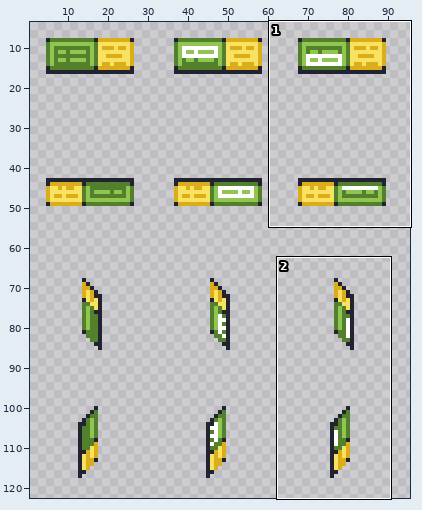
File history of a sprite sheet, Resources/Textures/_Impstation/Structures/Machines/computers.rsi/servicejob.png. The picture above shows the old version from afar; the outline marks the close-up.
Close-up. Old version:
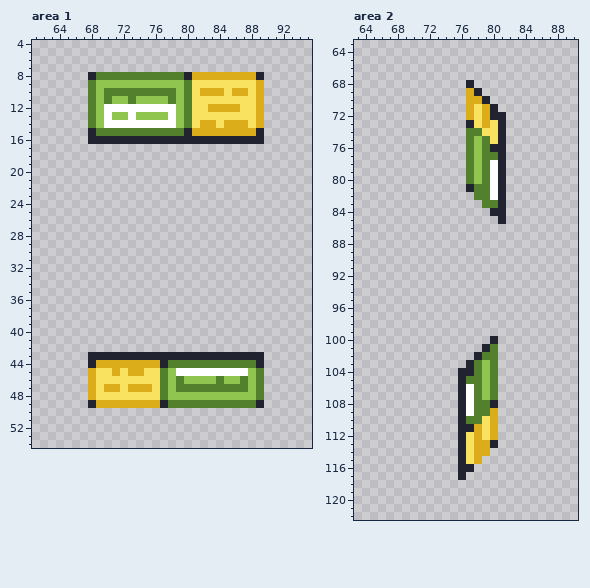
The file is 96x128 pixels. Shown: area 1: x 61..95, y 4..54; area 2: x 63..90, y 63..122. The wide view leaves out empty margins.
The same view after the edit:
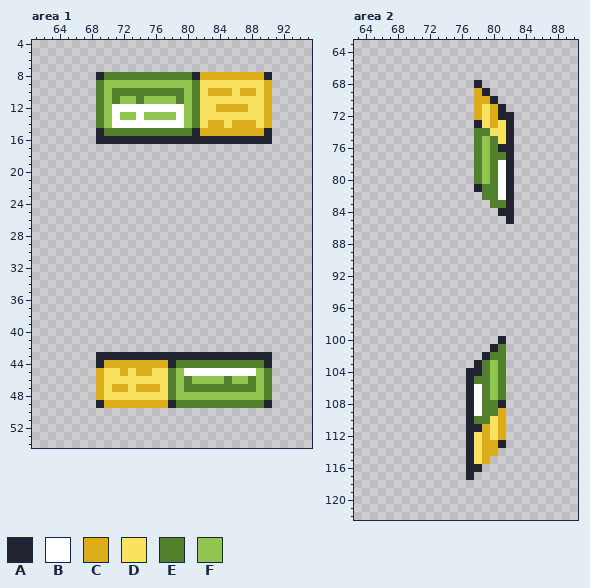
Palette (. is transparent): A #212330  B #ffffff  C #dcad1b  D #f8e260  E #53802d  F #90c64f
The edit:
--- area 1
@@ x 61..95 @@
  7 ...................................
- 8 .......AEEEEEEEEEEEACCCCCCCCA......
- 9 .......EFFFFFFFFFFFEDDDDDDDDC......
-10 .......EFEEEEEEEEEFEDCCCDCCDC......
-11 .......EFEFFEFFFFEFEDDDDDDDDC......
-12 .......EFBBBBBBBBBFEDDCCCCDDC......
-13 .......EFBFFBFFFFBFEDDDDDDDDC......
-14 .......EFBBBBBBBBBFEDCCDCCCDC......
-15 .......AEEEEEEEEEEEACCCCCCCCA......
-16 .......AAAAAAAAAAAAAAAAAAAAAA......
+ 8 ........AEEEEEEEEEEEACCCCCCCCA.....
+ 9 ........EFFFFFFFFFFFEDDDDDDDDC.....
+10 ........EFEEEEEEEEEFEDCCCDCCDC.....
+11 ........EFEFFEFFFFEFEDDDDDDDDC.....
+12 ........EFBBBBBBBBBFEDDCCCCDDC.....
+13 ........EFBFFBFFFFBFEDDDDDDDDC.....
+14 ........EFBBBBBBBBBFEDCCDCCCDC.....
+15 ........AEEEEEEEEEEEACCCCCCCCA.....
+16 ........AAAAAAAAAAAAAAAAAAAAAA.....
 17 ...................................
@@ x 61..95 @@
 42 ...................................
-43 .......AAAAAAAAAAAAAAAAAAAAAA......
-44 .......ACCCCCCCCAEEEEEEEEEEEA......
-45 .......CDDCDCCDDEFBBBBBBBBBFE......
-46 .......CDDDDDDDDEFEFFFFEFFEFE......
-47 .......CDCCDCCCDEFEEEEEEEEEFE......
-48 .......CDDDDDDDDEFFFFFFFFFFFE......
-49 .......ACCCCCCCCAEEEEEEEEEEEA......
+43 ........AAAAAAAAAAAAAAAAAAAAAA.....
+44 ........ACCCCCCCCAEEEEEEEEEEEA.....
+45 ........CDDCDCCDDEFBBBBBBBBBFE.....
+46 ........CDDDDDDDDEFEFFFFEFFEFE.....
+47 ........CDCCDCCCDEFEEEEEEEEEFE.....
+48 ........CDDDDDDDDEFFFFFFFFFFFE.....
+49 ........ACCCCCCCCAEEEEEEEEEEEA.....
 50 ...................................
--- area 2
@@ x 75..84 @@
  67 ..........
- 68 ..A.......
- 69 ..CA......
- 70 ..CCA.....
- 71 ..CDCA....
- 72 ..CDCAA...
- 73 ..ADCDA...
- 74 ..EEDDA...
- 75 ..EFEDA...
- 76 ..EFEAA...
- 77 ..EFEEA...
- 78 ..EFEBA...
- 79 ..EFEBA...
- 80 ..EFEBA...
- 81 ..AEEBA...
- 82 ...EEBA...
- 83 ....EEA...
- 84 .....AA...
- 85 ......A...
+ 68 ...A......
+ 69 ...CA.....
+ 70 ...CCA....
+ 71 ...CDCA...
+ 72 ...CDCAA..
+ 73 ...ADCDA..
+ 74 ...EEDDA..
+ 75 ...EFEDA..
+ 76 ...EFEAA..
+ 77 ...EFEEA..
+ 78 ...EFEBA..
+ 79 ...EFEBA..
+ 80 ...EFEBA..
+ 81 ...AEEBA..
+ 82 ....EEBA..
+ 83 .....EEA..
+ 84 ......AA..
+ 85 .......A..
  86 ..........
@@ x 74..83 @@
  99 ..........
-100 ......A...
-101 .....AE...
-102 ....AEE...
-103 ...AEFE...
-104 ..AAEFE...
-105 ..AEEFE...
-106 ..ABEFE...
-107 ..ABEFE...
-108 ..ABEEA...
-109 ..ABEEC...
-110 ..AEEDC...
-111 ..AACDC...
-112 ..ADCDC...
-113 ..ADCCA...
-114 ..ADCC....
-115 ..ADC.....
-116 ..AA......
-117 ..A.......
+100 .......A..
+101 ......AE..
+102 .....AEE..
+103 ....AEFE..
+104 ...AAEFE..
+105 ...AEEFE..
+106 ...ABEFE..
+107 ...ABEFE..
+108 ...ABEEA..
+109 ...ABEEC..
+110 ...AEEDC..
+111 ...AACDC..
+112 ...ADCDC..
+113 ...ADCCA..
+114 ...ADCC...
+115 ...ADC....
+116 ...AA.....
+117 ...A......
 118 ..........
